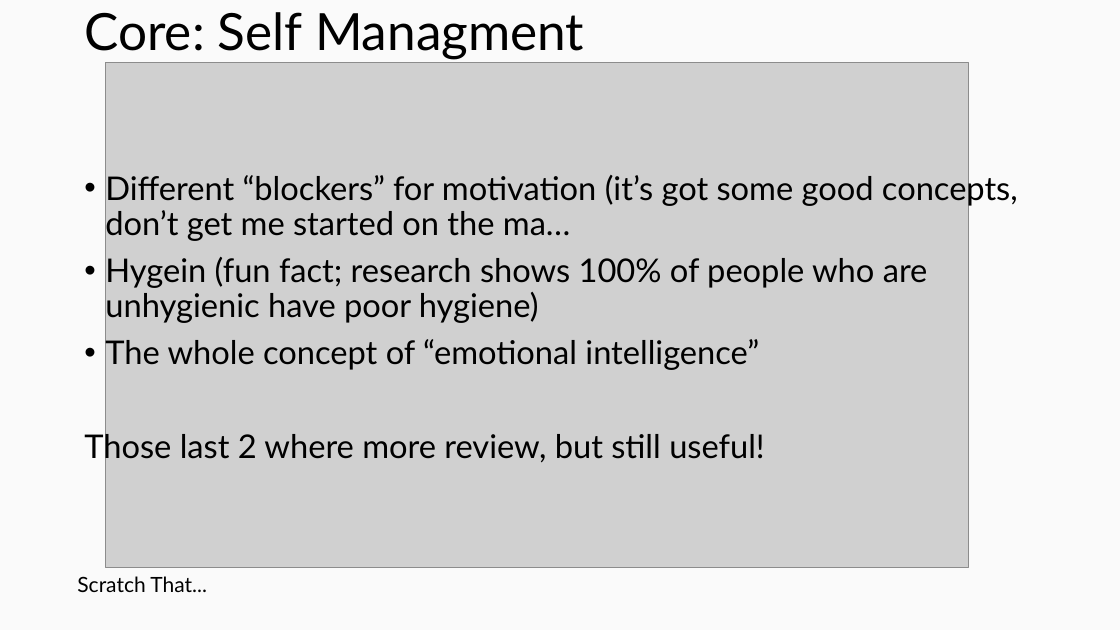
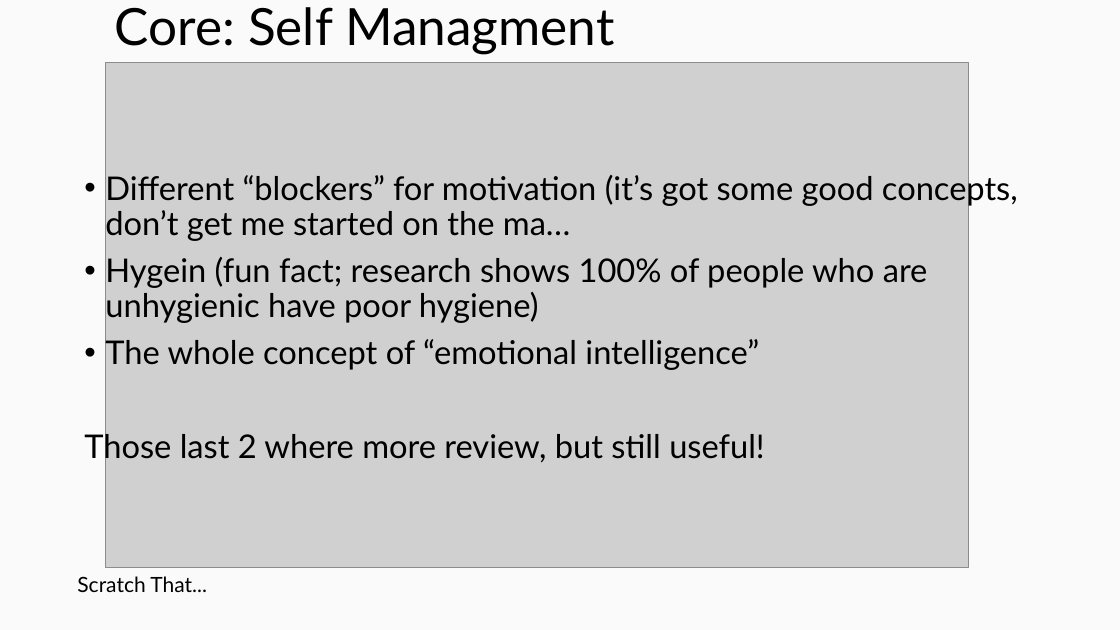
Before and after one commit to CTH-npitx/Presentations, a slide deck: slide 5 of Current Presentation/Charlie- summer 2026 presentation.pptx. Drawn at 1120x630 pixels with LibreOffice and Linux fonts; fonts in the diff are those of the drawing; grey boxes stand for pictures. Boxes give left, top, right and bottom in pixels: in the first picture for what was removed or moved away, otherwise in the second. Text is boxed around its words. In the diff, an @@ line names an element or a change of style, - is before the commit and + after.

```diff
--- a/Current Presentation/Charlie- summer 2026 presentation.pptx
+++ b/Current Presentation/Charlie- summer 2026 presentation.pptx
@@ title "Core: Self Managment": place and size @@
-title "Core: Self Managment" at (84, 12, 584, 60)
+title "Core: Self Managment" at (115, 7, 614, 55)
```
Also in this commit, not shown: 1 other slide changed.
